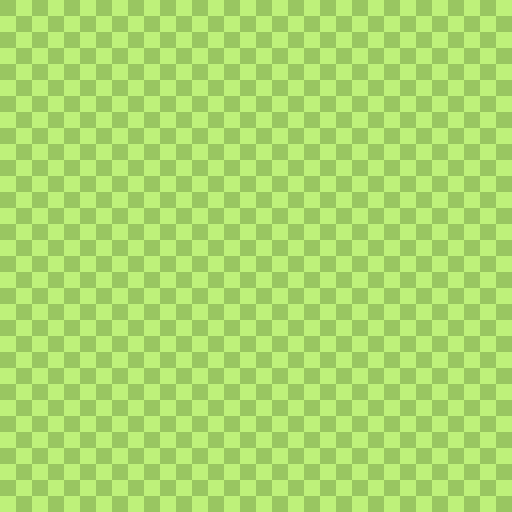
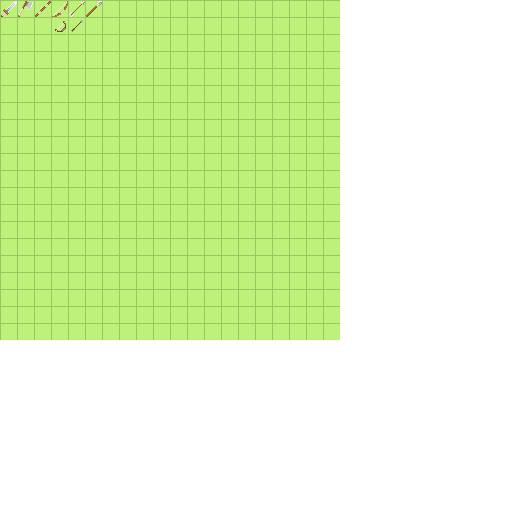
Before/after of a 512 x 512 layered artwork. What changed in the layer stack:
showed "weapons", painted on it over [0, 0, 102, 32]
renamed "Hue: 29, Hue Shift: 0, Richnes..." to "Pasted Layer", showed it, moved it above "Background", painted on it over [0, 0, 340, 340]
hid "Background" over [0, 0, 512, 512]
